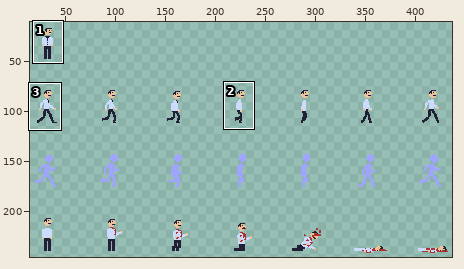
File history of a sprite sheet, assets/officeSheet.png. The picture above shows the old version from afar; the outline marks the close-up.
Close-up. Earlier state:
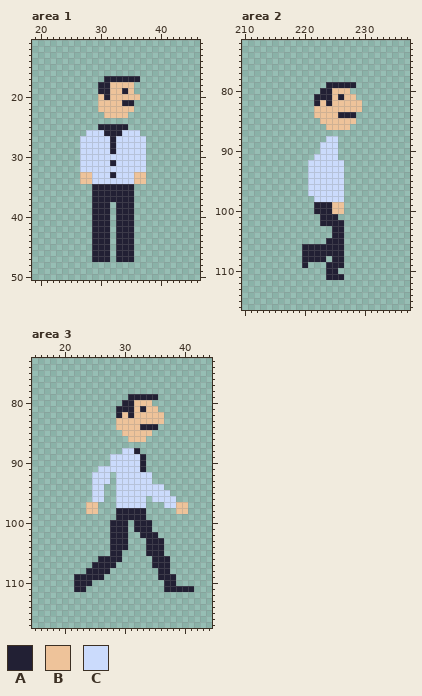
The file is 448x256 pixels. Shown: area 1: x 19..46, y 11..50; area 2: x 210..237, y 72..116; area 3: x 15..44, y 73..117. The wide view leaves out empty margins. The commit also changed other parts of the picture, which this record leaves out.
Palette (. is transparent): A #222034  B #eec39a  C #cbdbfc
The same view after the edit:
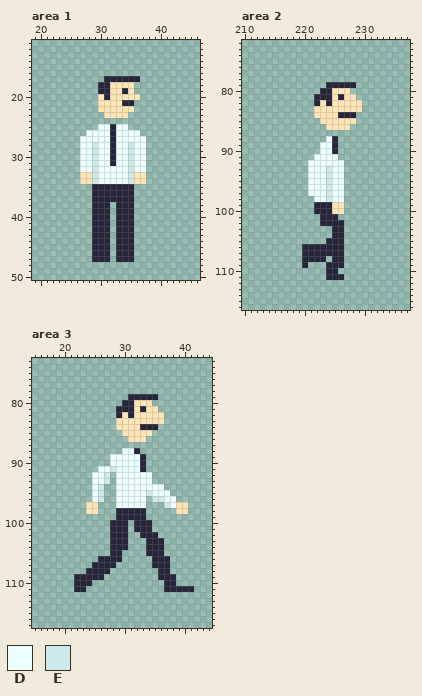
Colours new in this view: D #edffff  E #cee9e9
Change:
@@ palette @@
-A #222034
+A #27253c
-B #eec39a
+B #ffe4b4
--- area 1
@@ x 25..39 @@
 24 ...............
-25 .....AAAAA.....
-26 ...CCCAAACCC...
-27 ..CCCCCACCCCC..
-28 ..CCCCCACCCCC..
-29 ..CCCCCACCCCC..
-30 ..CCCCCCCCCCC..
-31 ..CCCCCACCCCC..
-32 ..CCCCCCCCCCC..
-33 ..BBCCCACCCBB..
-34 ..BBCCCCCCCBB..
+25 .....DDADD.....
+26 ...DDDDADDDD...
+27 ..DDDDDADDDDD..
+28 ..DDEDDADDEDD..
+29 ..DDEDDADDEDD..
+30 ..DDEDDADDEDD..
+31 ..DDEDDADDEDD..
+32 ..DDEDDDDDEDD..
+33 ..BBEDDDDDEBB..
+34 ..BBEDDDDDEBB..
 35 ....AAAAAAA....
--- area 2
@@ x 219..228 @@
  87 ..........
- 88 .....CC...
- 89 ....CCC...
- 90 ....CCC...
- 91 ...CCCC...
- 92 ..CCCCCC..
- 93 ..CCCCCC..
- 94 ..CCCCCC..
- 95 ..CCCCCC..
- 96 ..CCCCCC..
- 97 ..CCCCCC..
- 98 ...CCCCC..
+ 88 .....DA...
+ 89 ....DDA...
+ 90 ....DDA...
+ 91 ...DDDD...
+ 92 ..DDDDDD..
+ 93 ..DDDEDD..
+ 94 ..DDDEDD..
+ 95 ..DDDEDD..
+ 96 ..DDDEDD..
+ 97 ..DDDEDD..
+ 98 ...DDEDD..
  99 ...AAABB..
--- area 3
@@ x 23..40 @@
  87 ..................
- 88 .......CCA........
- 89 .....CCCCCA.......
- 90 .....CCCCCA.......
- 91 ...CCCCCCCA.......
- 92 ..CCC.CCCCCC......
- 93 ..CCC.CCCCCC......
- 94 ..CC..CCCCCCCC....
- 95 ..CC..CCCCCCCCC...
- 96 ..CC..CCCCC.CCCC..
- 97 .BB...CCCCC...CCBB
+ 88 .......DDA........
+ 89 .....DDDDDA.......
+ 90 .....DDDDDA.......
+ 91 ...DDEDDDDA.......
+ 92 ..DDE.DDDDDD......
+ 93 ..DDE.DDDDDD......
+ 94 ..DE..DDDDDDDD....
+ 95 ..DE..DDDDDEDDD...
+ 96 ..DE..DDDDD.EEDD..
+ 97 .BB...DDDDD...EDBB
  98 .BB...AAAAA.....BB
